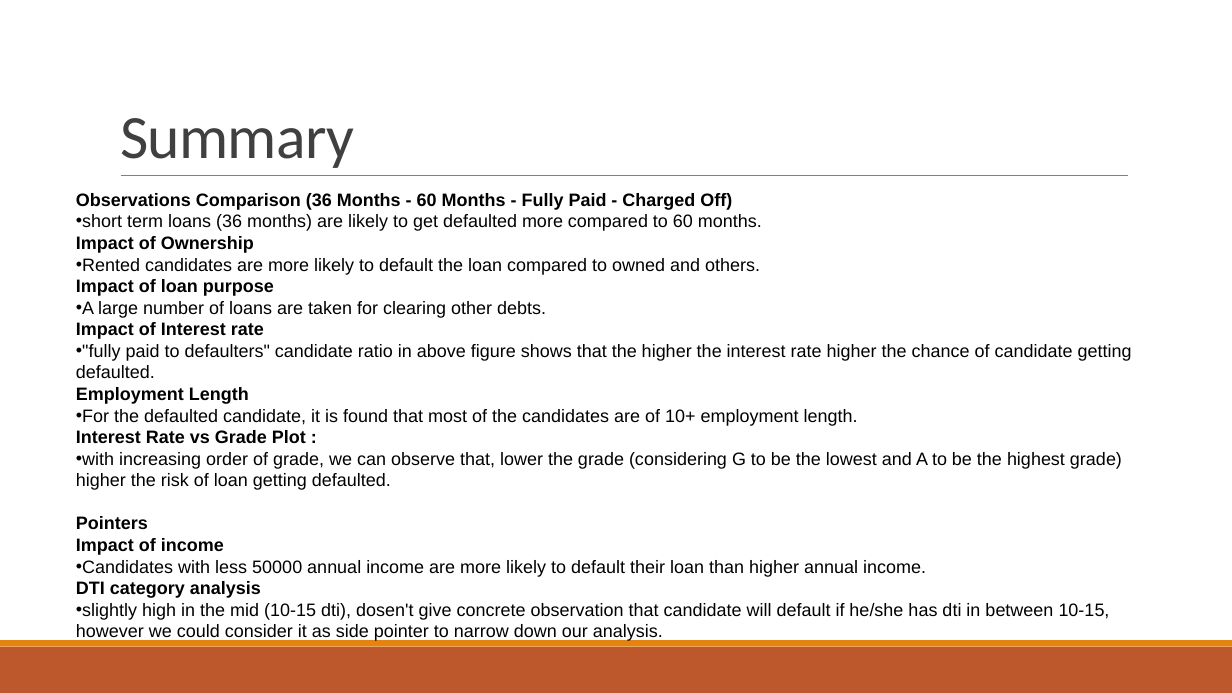
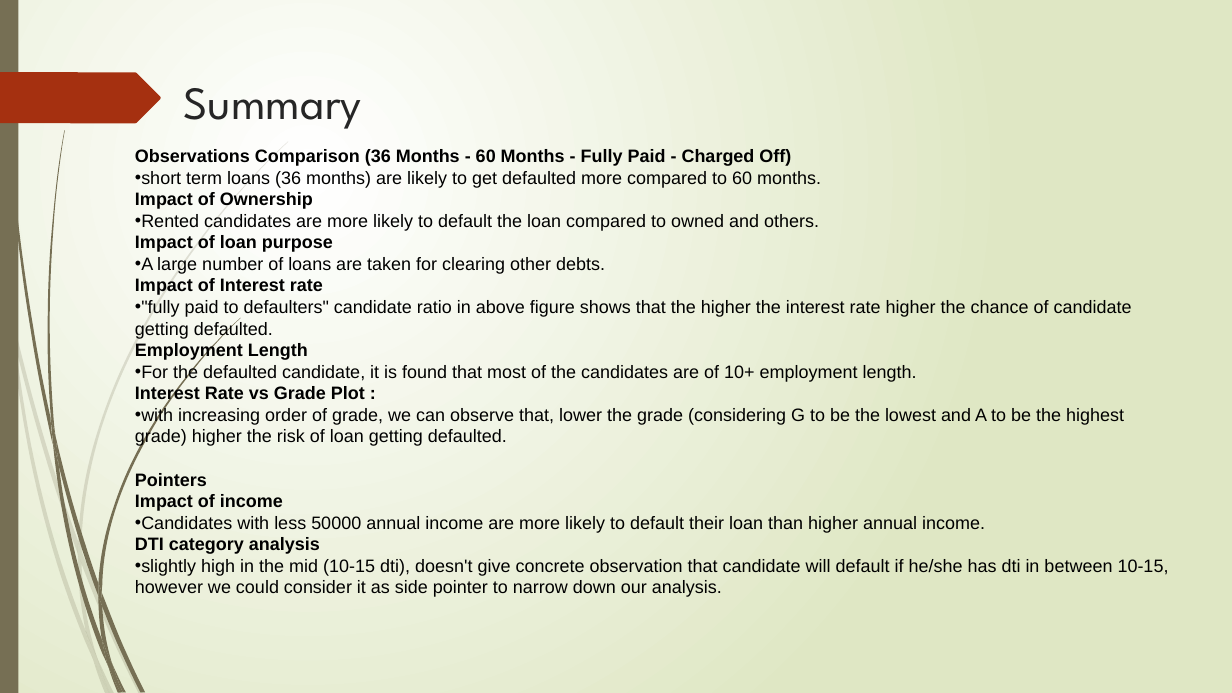
Before and after one commit to bitz-chauhan/lending_club_case_study, a slide deck: slide 14 of Lending Club Case Study.pptx. Drawn at 1232x693 pixels with LibreOffice and Linux fonts; fonts in the diff are those of the drawing. Boxes give left, top, right and bottom in pixels: in the first picture for what was removed or moved away, otherwise in the second. Text is boxed around its words. In the diff, an @@ line names an element or a change of style, - is before the commit and + after.

Commit message:
theme update

```diff
--- a/Lending Club Case Study.pptx
+++ b/Lending Club Case Study.pptx
@@ background #FFFFFF to gradient #FFFFFF to #DFE8C4 @@
@@ rectangle added at <box>0,0,18,693</box>, fill #766F54 @@
@@ freeform shape added at <box>0,72,161,123</box>, fill #A53010 @@
@@ title "Summary": place and size @@
-title "Summary" at <box>120,118,354,168</box>
+title "Summary" at <box>184,88,362,129</box>
@@ title "Summary" at <box>184,88,362,129</box>: size 48 to 36 pt, font Calibri to League Spartan, text colour #404040 to #262626, letter spacing -0.5 to 0 pt; line spacing 0.85 to 1; vertical alignment bottom to top @@
@@ text "Observations Comparison (36 Months - ...": place and size @@
-text "Observations Comparison (36 Months - ..." at <box>76,193,1132,642</box>
+text "Observations Comparison (36 Months - ..." at <box>135,149,1169,597</box>
@@ line removed from (121, 176) to (1128, 176) @@
@@ text at <box>135,559,1169,597</box>: text changed @@
-• slightly high in the mid (10-15 dti), dosen't give concrete observation that candidate will default if he/she has dti in between 10-15, however we could consider it as side pointer to narrow down our analysis.
+• slightly high in the mid (10-15 dti), doesn't give concrete observation that candidate will default if he/she has dti in between 10-15, however we could consider it as side pointer to narrow down our analysis.
@@ rectangle removed at <box>0,647,1232,693</box> @@
@@ rectangle removed at <box>0,640,1232,647</box> @@
@@ group added at <box>0,141,288,693</box>: 10 freeform shapes @@
@@ group added at <box>3,0,240,693</box>: 12 freeform shapes @@
```
Also in this commit, not shown: 13 other slides changed.
